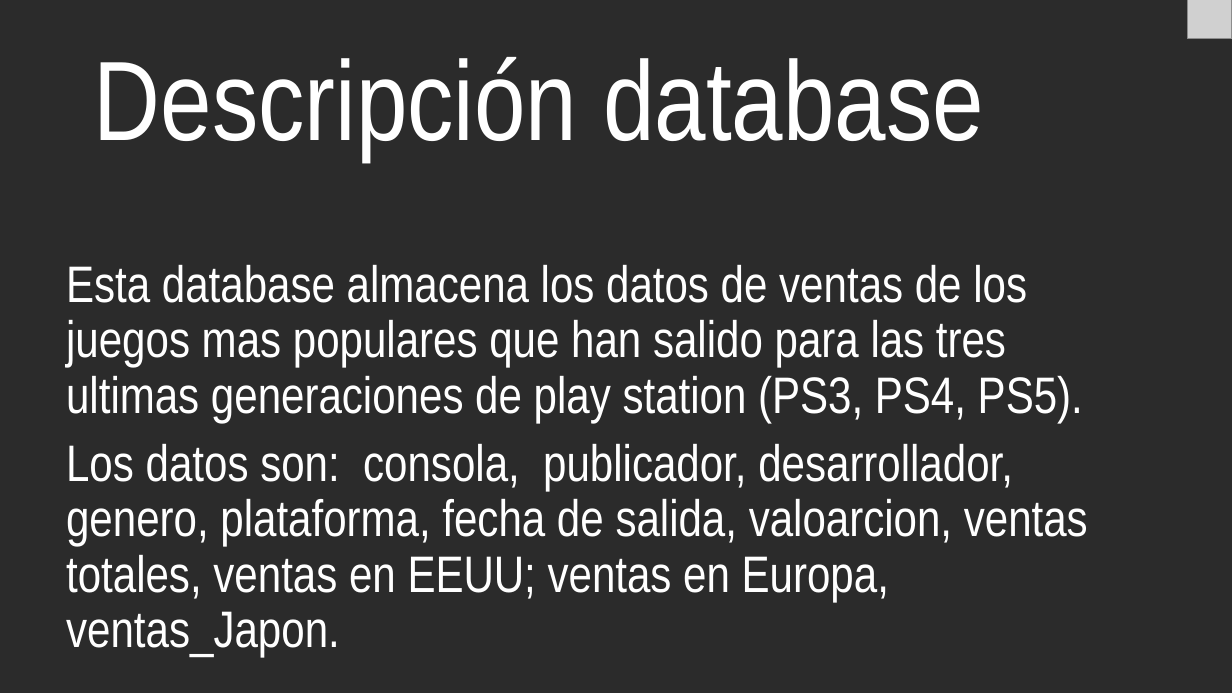
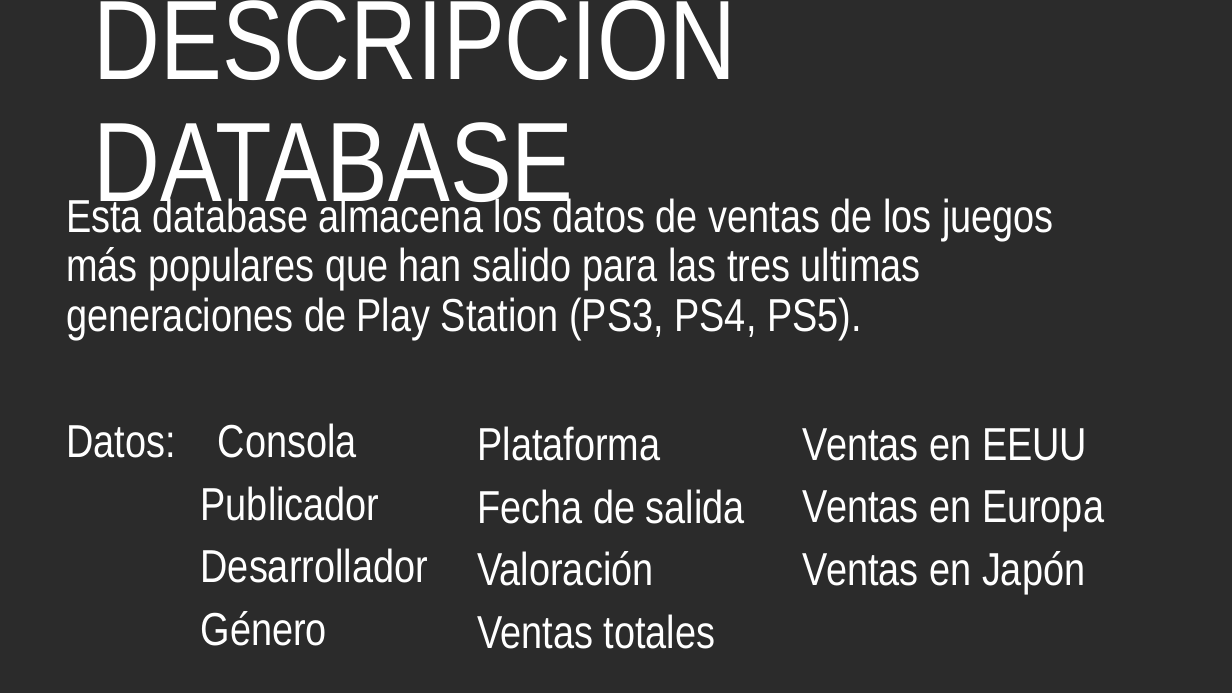
Before and after one commit to joscartin/Trabajo_Algoritmia_2025, a slide deck: slide 2 of TrabajoAlgoritmia.pptx. Drawn at 1232x693 pixels with LibreOffice and Linux fonts; fonts in the diff are those of the drawing; grey boxes stand for pictures; background and template pictures are left out; a plain dark background stands for a picture behind light text. Boxes give left, top, right and bottom in pixels: in the first picture for what was removed or moved away, otherwise in the second. Text is boxed around its words. In the diff, an @@ line names an element or a change of style, - is before the commit and + after.

```diff
--- a/TrabajoAlgoritmia.pptx
+++ b/TrabajoAlgoritmia.pptx
@@ title at (94,0,736,221): text changed @@
-Descripción database
+DESCRIPCIÓN DATABASE
@@ picture removed at (1188,0,1232,39) @@
@@ text at (66,195,1054,646): text changed; size 40 to 36 pt @@
-Esta database almacena los datos de ventas de los juegos mas populares que han salido para las tres ultimas generaciones de play station (PS3, PS4, PS5).
-Los datos son: consola, publicador, desarrollador, genero, plataforma, fecha de salida, valoarcion, ventas totales, ventas en EEUU; ventas en Europa, ventas_Japon.
+Esta database almacena los datos de ventas de los juegos más populares que han salido para las tres ultimas generaciones de Play Station (PS3, PS4, PS5).
+Datos: Consola
+Publicador
+Desarrollador
+Género
@@ text added at (477,426,745,649), 36 pt, text #FFFFFF @@
+Plataforma
+Fecha de salida
+Valoración
+Ventas totales
@@ text added at (803,428,1104,594), 36 pt, text #FFFFFF @@
+Ventas en EEUU
+Ventas en Europa
+Ventas en Japón
```
Also in this commit, not shown: 1 other slide changed, 4 slides added, 3 slides removed.
